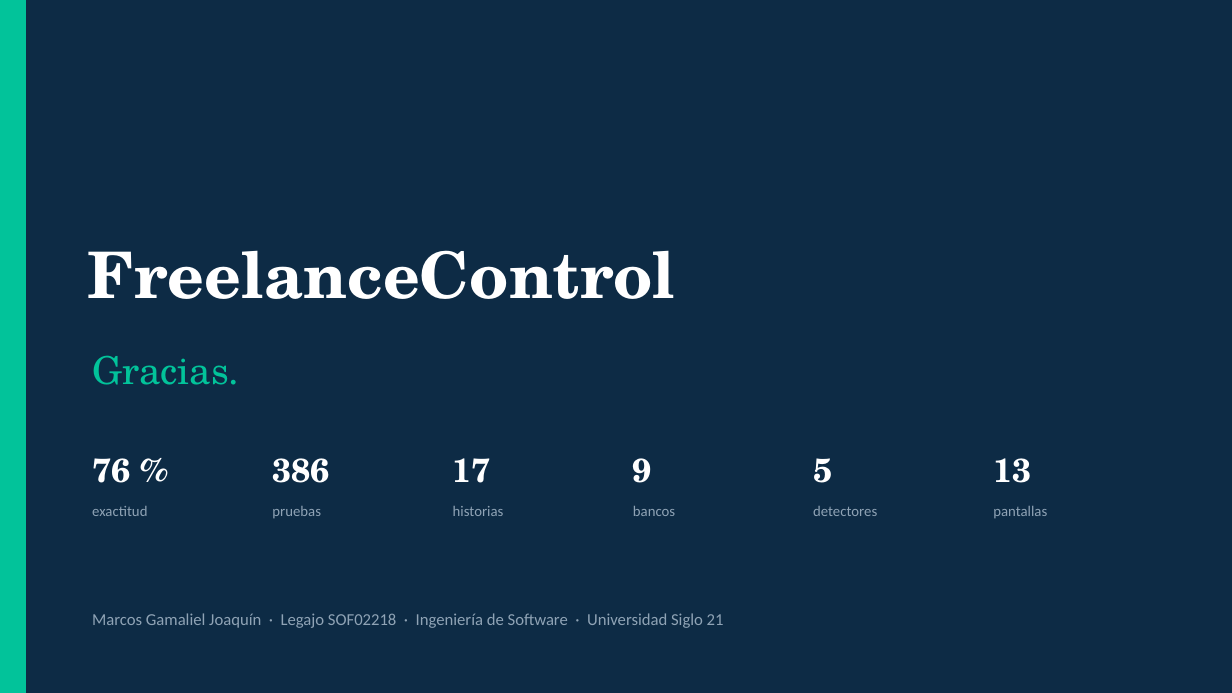
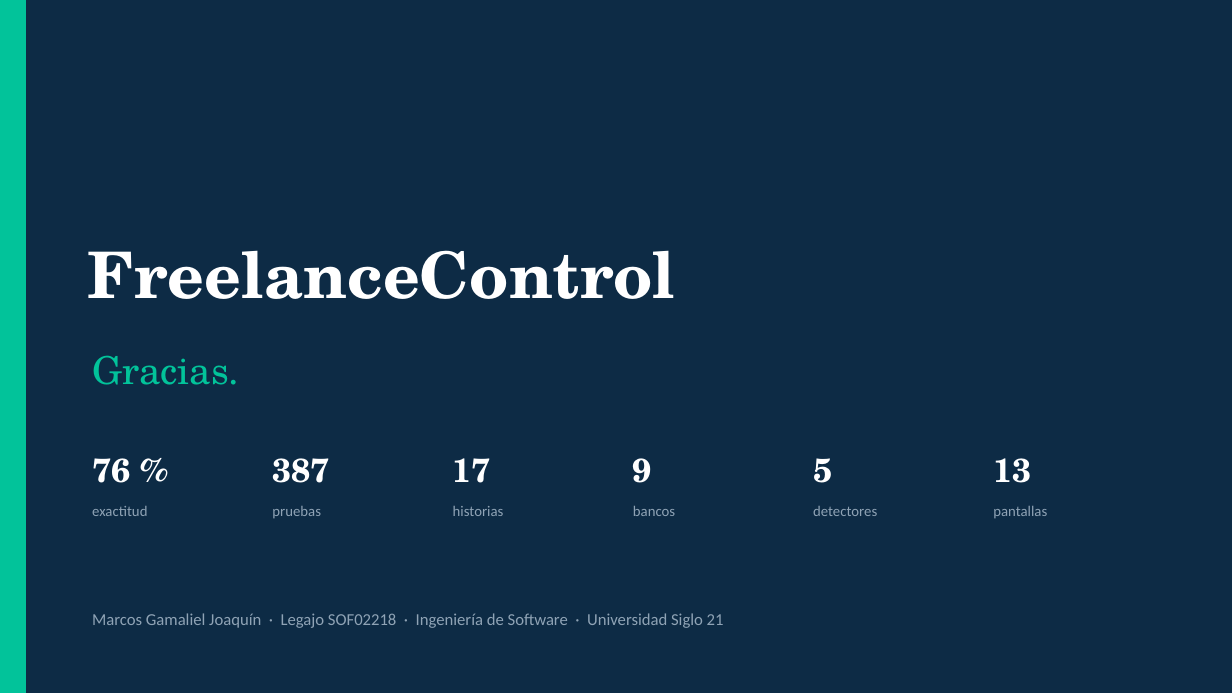
Before and after one commit to marcosjoaquin19/tfg-gestion-financiera-freelancers, a slide deck: slide 27 of defensa_final/slides/FreelanceControl_Defensa_Final.pptx. Drawn at 1232x693 pixels with LibreOffice and Linux fonts; fonts in the diff are those of the drawing. Boxes give left, top, right and bottom in pixels: in the first picture for what was removed or moved away, otherwise in the second. Text is boxed around its words. In the diff, an @@ line names an element or a change of style, - is before the commit and + after.

```diff
--- a/defensa_final/slides/FreelanceControl_Defensa_Final.pptx
+++ b/defensa_final/slides/FreelanceControl_Defensa_Final.pptx
@@ text at [272, 458, 329, 483]: text changed @@
-386
+387
```
Also in this commit, not shown: 3 other slides changed, 4 other files.
